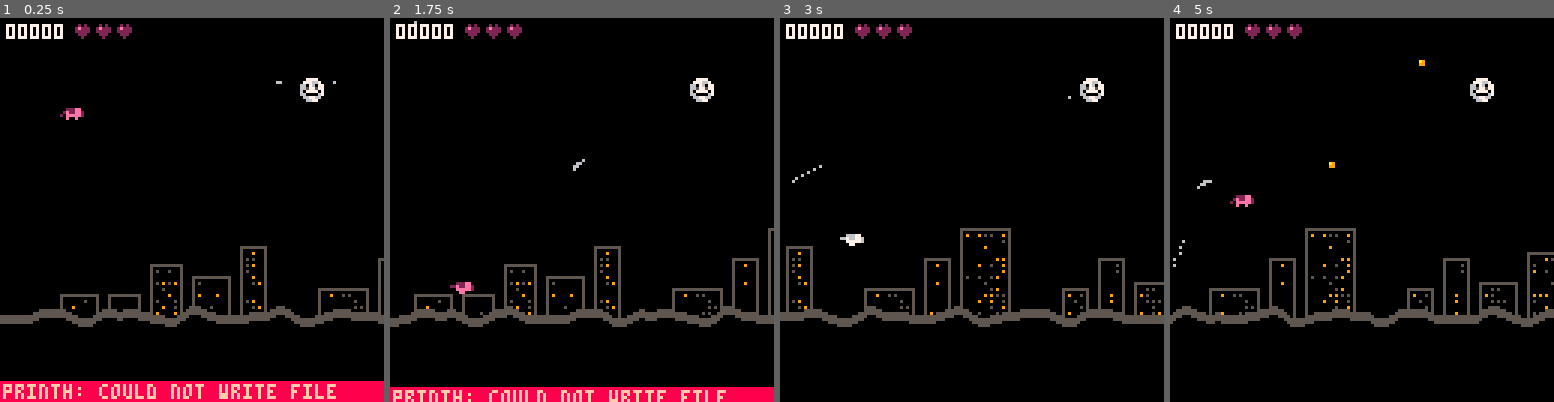
Above: before the commit, frames 1-4 (left to right).
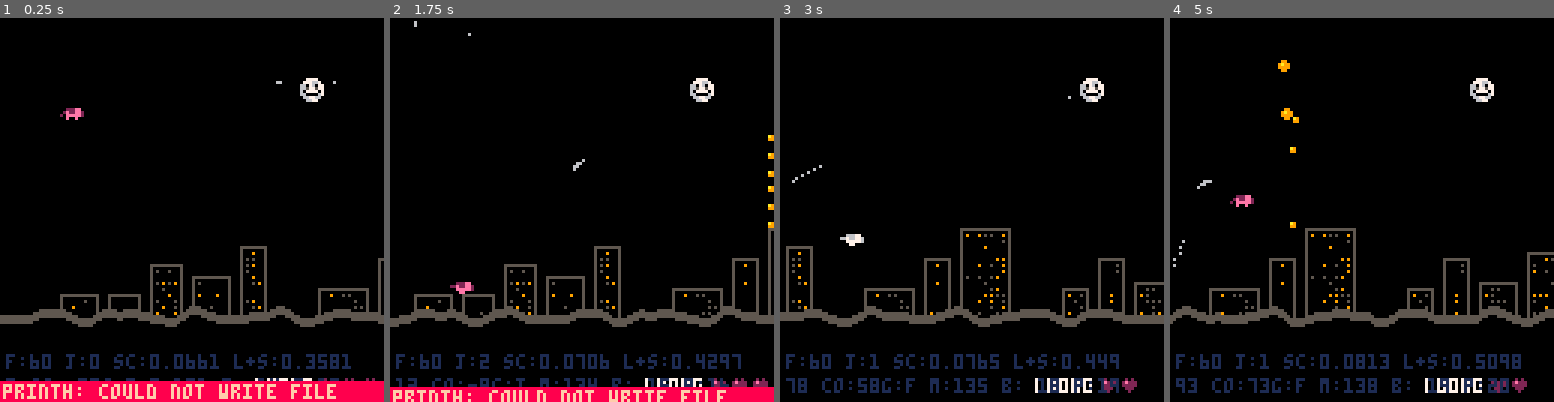
Above: after the commit, the same moments.

Repository: mbrc12/oinkjam
Game: PICO-8 cartridge oink.p8
Same seed, same stepped clock (60 frames per second), same inputs: the game is played once before the commit and once after it.
Inputs:
- Up to frame 1 (0.25 s): no input
- Up to frame 2 (1.75 s): tap X (X key) at 0.33, 1.07 s; tap O (Z key) at 0.7, 1.7 s; hold Right from 1.6 s (still down)
- Up to frame 3 (3 s): tap X (X key) at 1.85, 2.97 s; release Right at 2.1 s; tap O (Z key) at 2.1, 2.5, 2.9 s; hold Up 2.15-2.42 s; hold Right from 2.47 s (still down)
- Up to frame 4 (5 s): release Right at 3.03 s; hold Left 3.08-3.58 s; tap O (Z key) every 0.4 s from 3.3 to 4.9 s; hold Down 3.63-3.97 s; hold Right 4.02-4.68 s; tap X (X key) at 4.08 s; hold Up from 4.73 s (still down)

The runs differ from the first frame. In frame 1, 2.3% of the frame differs, in the area x 1-98%, y 1-95%; in frame 2, 3.0%; in frame 3, 3.4%; in frame 4, 3.7%, in the area x 1-93%, y 1-98%.

Commit message:
food tweaks

Diff:
--- a/core.lua
+++ b/core.lua
@@ -166,29 +166,33 @@
 end
 
 function take_damage()
-    -- player.hp -= 1
+    player.hp -= 1
     sound("heartloss", true)
     player.invincible = default_invincibility_time
 end
 
 local function spawn_food()
-    if rnd() < 0.01 then
+    local x = player.x + rand_int(50, 150)
+    setseed(flr((time() + x) % 10000))
+
+    if rnd() < 0.02 then
         local food = {
-            x = player.x + rand_int(50, 150),
+            x = x,
             y = -10,
-            vy = 40,
+            vy = rand_int(30, 60),
             w = 2,
             h = 2,
             kind = "food",
         }
         if rnd() < 0.2 then
             food.kind = "bigfood"
-            food.vy = 30
+            food.vy = rand_int(20, 40)
             food.w = 4
             food.h = 4
         end
         add(foods, food)
     end
+    unseed()
 end
 
 function update_foods()
@@ -197,18 +201,18 @@
         local ny = food.y + food.vy * delta_t
         local hitany = false
         physics:query(food.x, food.y, food.w, food.h, food.x, ny,
-        function(other, _)
-            if other == player then
-                if food.kind == "bigfood" then
-                    player.score += food_scores.bigfood
-                    sound("eatbig", true)
-                else
-                    player.score += food_scores.food
-                    sound("eat", true)
+            function(other, _)
+                if other == player then
+                    if food.kind == "bigfood" then
+                        player.score += food_scores.bigfood
+                        sound("eatbig", true)
+                    else
+                        player.score += food_scores.food
+                        sound("eat", true)
+                    end
                 end
-            end
-            hitany = true
-        end)
+                hitany = true
+            end)
         if hitany then
             return false
         else
@@ -306,14 +310,19 @@
 end
 
 function draw_stats()
-    local gaps = { -1, 0, 1}
-
-    local hp_y = 2
+    local gaps = { -1, 0, 1 }
+
+    local hp_y = 128 - 8
+    local hp_w = 5
+    local gap = 2
+    local score_sz = 4 * 5 + 2
+
+    -- local x = 2 + 5 * 4 + 3
+    local x = 128 - score_sz - (hp_w + gap) * 3
     player.displayed_score = min(player.displayed_score + 1, player.score)
-    print(zeropad(player.displayed_score, 5), 2, hp_y, 7)
-
-    local hp_w = 5
-    local x = 2 + 5 * 4 + 3
+    print(zeropad(player.displayed_score, 5), x, hp_y, 7)
+    x += score_sz
+
 
     for i = 1, player.hp do
         local dg = 0
@@ -323,7 +332,7 @@
             end
         end
         sprite("heart", x + dg, hp_y)
-        x += hp_w + 2
+        x += hp_w + gap
     end
 end
 
@@ -357,10 +366,10 @@
     msg = msg .. " m:" .. round(stat(0))
     msg = msg .. " b: " .. #buildings
     msg = msg .. " p:" .. mapsize(physics.items)
-    print(msg, 2, 128 - 8, 0)
+    print(msg, 2, 128 - 8, 1)
     msg2 = "" .. "f:" .. stat(7)
     msg2 = msg2 .. " j:" .. player.jumps
     -- msg2 = msg2 .. " lj:" .. (round((time() - player.last_jump_asked) * 100) / 100)
     msg2 = msg2 .. " sc:" .. stat(2) .. " l+s:" .. stat(1)
-    print(msg2, 2, 128 - 16, 0)
-end
+    print(msg2, 2, 128 - 16, 1)
+end
Not shown, changed: log.txt
Not shown, added: notes.txt
